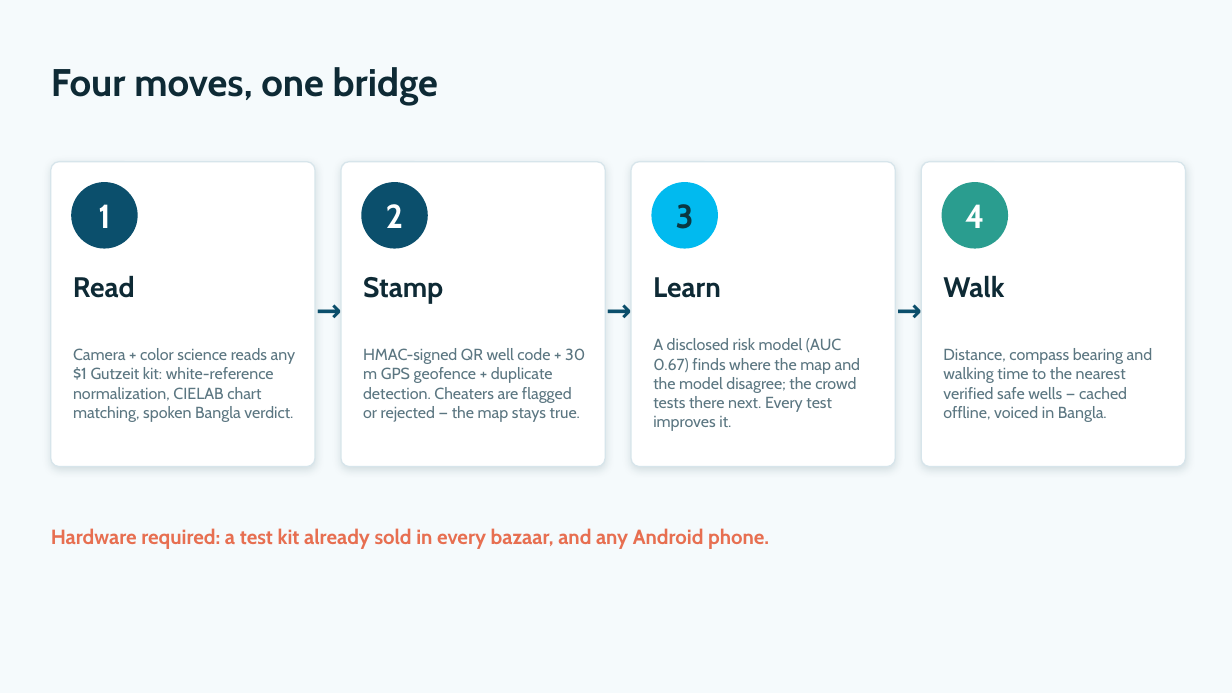
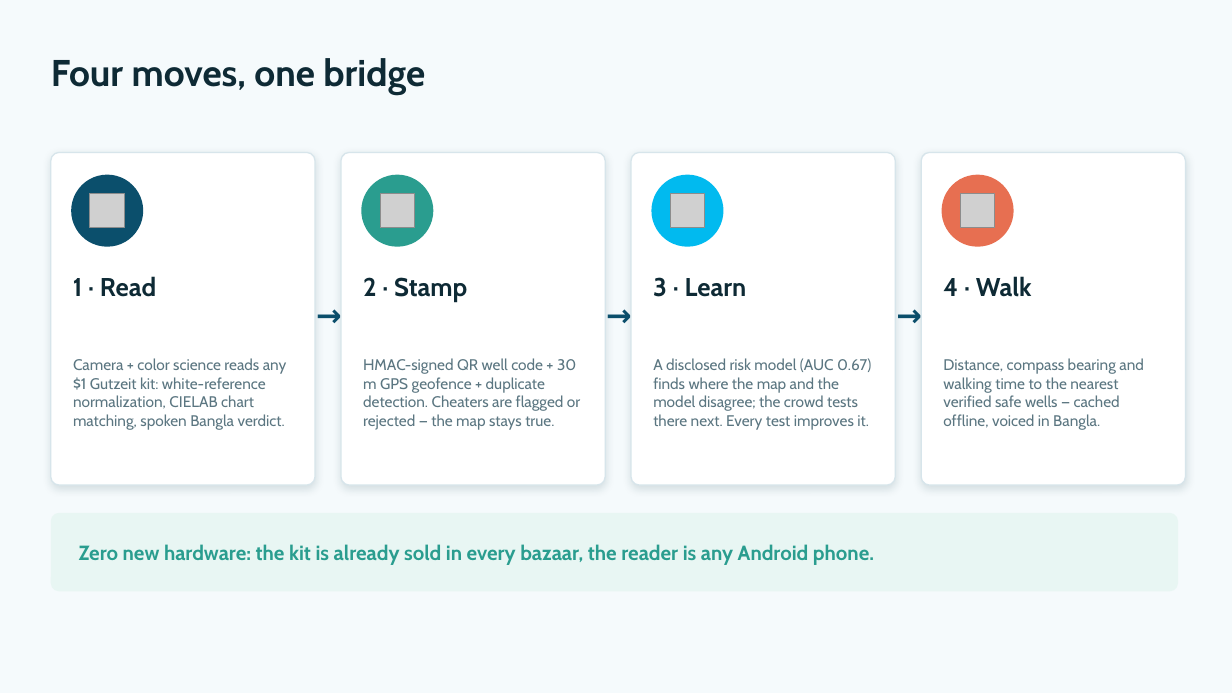
Before and after one commit to rudra496/jolsetu, a slide deck: slide 6 of JolSetu_Xylem2026_Pitch.pptx (slide 5 before the commit). Drawn at 1232x693 pixels with LibreOffice and Linux fonts; fonts in the diff are those of the drawing; grey boxes stand for pictures. Boxes give left, top, right and bottom in pixels: in the first picture for what was removed or moved away, otherwise in the second. Text is boxed around its words. In the diff, an @@ line names an element or a change of style, - is before the commit and + after.

```diff
--- a/JolSetu_Xylem2026_Pitch.pptx
+++ b/JolSetu_Xylem2026_Pitch.pptx
@@ text "Four moves, one bridge": place and size @@
-text "Four moves, one bridge" at <box>51,67,438,105</box>
+text "Four moves, one bridge" at <box>51,58,425,95</box>
@@ text "Four moves, one bridge" at <box>51,58,425,95</box>: size 30 to 29 pt @@
@@ rounded rectangle: place and size @@
-rounded rectangle at <box>51,162,315,467</box>
+rounded rectangle at <box>51,152,315,485</box>
@@ ellipse: place and size @@
-ellipse at <box>71,182,138,249</box>
+ellipse at <box>71,175,143,247</box>
@@ rounded rectangle: place and size @@
-rounded rectangle at <box>341,162,605,467</box>
+rounded rectangle at <box>341,152,605,485</box>
@@ ellipse: place and size @@
-ellipse at <box>361,182,428,249</box>
+ellipse at <box>361,175,433,247</box>
@@ ellipse at <box>361,175,433,247</box>: fill #0B4F6C to #2A9D8F @@
@@ rounded rectangle: place and size @@
-rounded rectangle at <box>631,162,896,467</box>
+rounded rectangle at <box>631,152,896,485</box>
@@ ellipse: place and size @@
-ellipse at <box>652,182,718,249</box>
+ellipse at <box>652,175,724,247</box>
@@ rounded rectangle: place and size @@
-rounded rectangle at <box>921,162,1186,467</box>
+rounded rectangle at <box>921,152,1186,485</box>
@@ ellipse: place and size @@
-ellipse at <box>942,182,1008,249</box>
+ellipse at <box>942,175,1014,247</box>
@@ ellipse at <box>942,175,1014,247</box>: fill #2A9D8F to #E76F51 @@
@@ picture added at <box>90,193,124,227</box> @@
@@ text removed at <box>98,204,110,228</box> @@
-1
@@ picture added at <box>380,193,414,227</box> @@
@@ text removed at <box>386,204,404,228</box> @@
-2
@@ picture added at <box>670,193,704,227</box> @@
@@ text removed at <box>676,204,694,229</box> @@
-3
@@ picture added at <box>960,193,994,227</box> @@
@@ text removed at <box>965,204,984,228</box> @@
-4
@@ text at <box>73,276,156,297</box>: text changed; size 22 to 20 pt @@
-Read
+1 · Read
@@ text at <box>363,277,467,302</box>: text changed; size 22 to 20 pt @@
-Stamp
+2 · Stamp
@@ text at <box>653,277,747,297</box>: text changed; size 22 to 20 pt @@
-Learn
+3 · Learn
@@ 3 texts: place and size @@
-3 texts at <box>310,287,929,333</box>
+3 texts at <box>310,291,929,337</box>
@@ text at <box>943,276,1032,297</box>: text changed; size 22 to 20 pt @@
-Walk
+4 · Walk
@@ size 12.5 to 12 pt in 4 elements at <box>73,358,287,430</box>, <box>363,358,580,430</box>, <box>653,358,871,430</box>, <box>943,358,1144,430</box> @@
@@ rounded rectangle added at <box>51,513,1178,592</box>, fill #E8F6F3 @@
@@ text at <box>79,544,874,565</box>: text changed; text colour #E76F51 to #2A9D8F @@
-Hardware required: a test kit already sold in every bazaar, and any Android phone.
+Zero new hardware: the kit is already sold in every bazaar, the reader is any Android phone.
```
Also in this commit, not shown: 11 other slides changed, 3 slides added, 1 slide removed, 1 other file.
